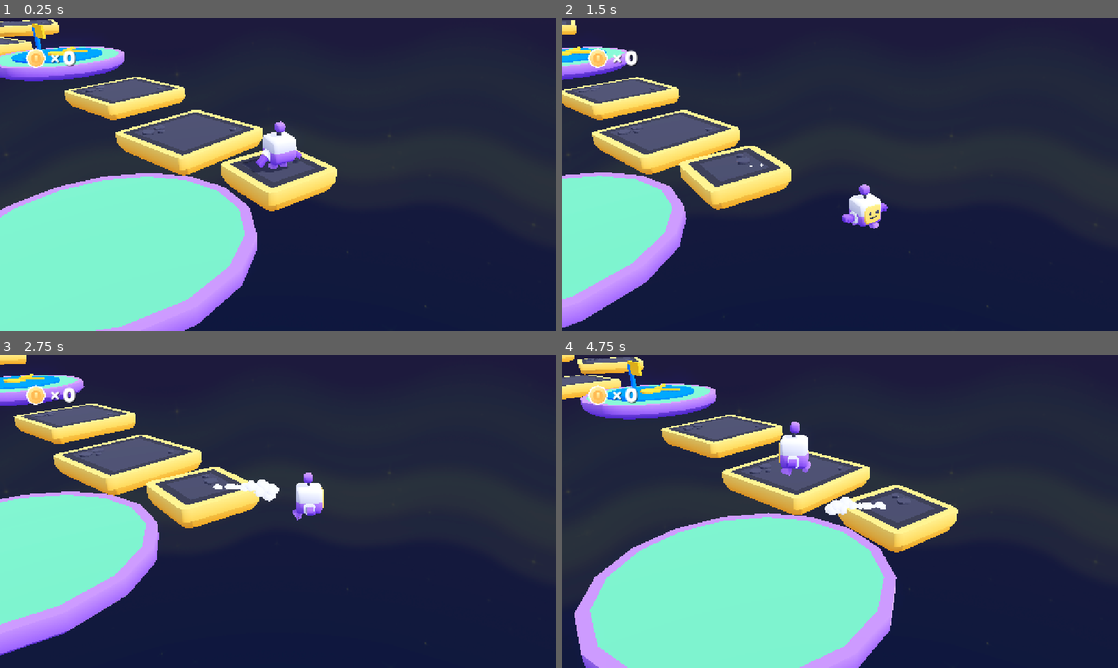
Above: before the commit, frames 1-4 (two rows, left to right).
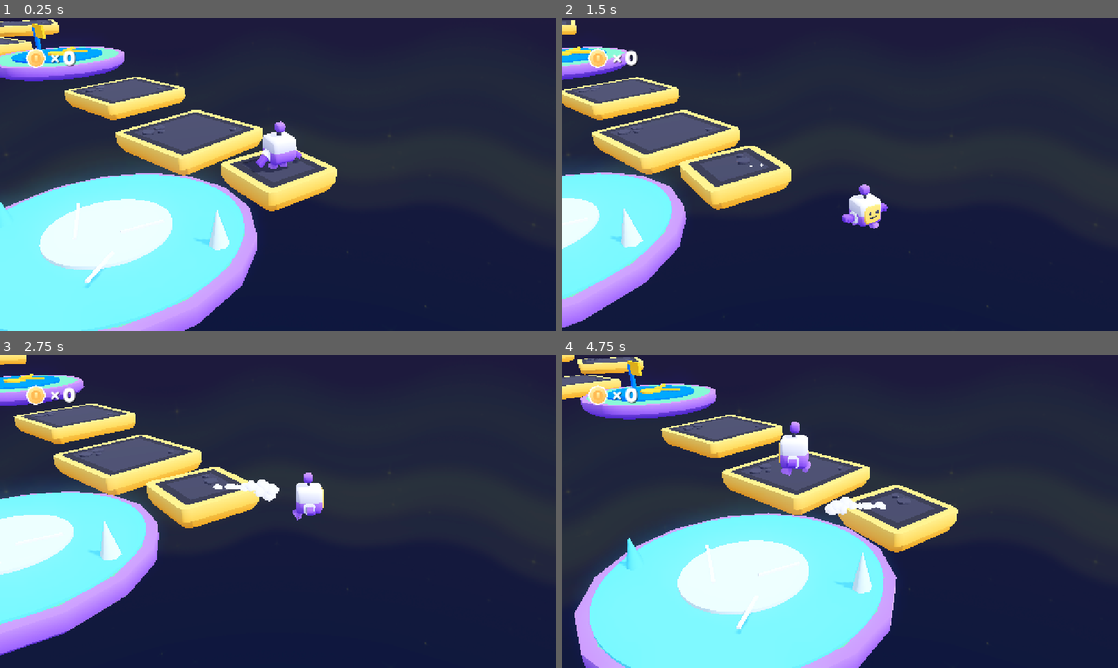
Above: after the commit, the same moments.

Repository: victorlvl47/3d-platformer-obby
Game: Godot game, scene res://scenes/simple_ice_level.tscn
The game is run twice, just before and just after one commit, with the same random seed, the same clock (stepped at 60 frames per second) and the same inputs. This scene is started directly instead of the project's main scene.
Inputs (mouse positions are in pixels of both pictures, inside the frame that each line leads up to):
- Up to frame 1 (0.25 s): no input
- Up to frame 2 (1.5 s): move the mouse to (962, 158) at 0.52 s; hold D (move_right) 0.53-1.28 s; click (962, 158) at 0.67 s; tap Space (jump) at 0.77 s; move the mouse to (728, 190) at 1.27 s; hold S (move_back) from 1.28 s (still down)
- Up to frame 3 (2.75 s): tap Space (jump) at 1.52 s; move the mouse to (333, 442) at 2.02 s; release S (move_back) at 2.03 s; hold D (move_right) from 2.03 s (still down)
- Up to frame 4 (4.75 s): move the mouse to (812, 574) at 2.77 s; release D (move_right) at 2.78 s; hold W (move_forward) 2.78-3.53 s; click (812, 574) at 2.92 s; tap Space (jump) at 3.02, 3.77, 4.52 s; move the mouse to (1006, 558) at 3.52 s; hold A (move_left) from 3.53 s (still down); move the mouse to (673, 464) at 4.27 s

The runs differ from the first frame. In frame 1, 18% of the frame differs, in the area x 0-44%, y 48-100%; in frame 2, 5.8%; in frame 3, 8.3%; in frame 4, 21%, in the area x 5-58%, y 49-100%.

Commit message:
Style ice platform

Diff:
--- a/objects/platform_ice.tscn
+++ b/objects/platform_ice.tscn
@@ -5,9 +5,88 @@
 [sub_resource type="ConcavePolygonShape3D" id="ConcavePolygonShape3D_xh0ma"]
 data = PackedVector3Array(-0.9567, 0.2, 2.3097, 0, 0.2, 2.5, 0, 0, 2.25, 0, 0, 2.25, -0.861, 0, 2.0787, -0.9567, 0.2, 2 …(7181 unchanged characters)…
 
+[sub_resource type="CylinderMesh" id="CylinderMesh_ice_top_pad"]
+top_radius = 2.28
+bottom_radius = 2.28
+height = 0.045
+
+[sub_resource type="StandardMaterial3D" id="StandardMaterial3D_ice_blue"]
+albedo_color = Color(0.36, 0.86, 1, 1)
+roughness = 0.18
+emission_enabled = true
+emission = Color(0.08, 0.55, 1, 1)
+emission_energy_multiplier = 0.18
+
+[sub_resource type="CylinderMesh" id="CylinderMesh_ice_center"]
+top_radius = 1.05
+bottom_radius = 1.05
+height = 0.055
+radial_segments = 48
+
+[sub_resource type="StandardMaterial3D" id="StandardMaterial3D_ice_highlight"]
+albedo_color = Color(0.82, 0.97, 1, 1)
+roughness = 0.1
+emission_enabled = true
+emission = Color(0.34, 0.88, 1, 1)
+emission_energy_multiplier = 0.12
+
+[sub_resource type="BoxMesh" id="BoxMesh_ice_crack_long"]
+size = Vector3(1.25, 0.035, 0.055)
+
+[sub_resource type="StandardMaterial3D" id="StandardMaterial3D_frost_white"]
+albedo_color = Color(0.94, 1, 1, 1)
+roughness = 0.28
+emission_enabled = true
+emission = Color(0.72, 0.95, 1, 1)
+emission_energy_multiplier = 0.1
+
+[sub_resource type="BoxMesh" id="BoxMesh_ice_crack_short"]
+size = Vector3(0.72, 0.035, 0.05)
+
+[sub_resource type="CylinderMesh" id="CylinderMesh_ice_crystal"]
+top_radius = 0.0
+bottom_radius = 0.18
+height = 0.7
+radial_segments = 6
+
 [node name="platform-ice-large-round" unique_id=1517313717 instance=ExtResource("1_qoj61")]
 
-[node name="StaticBody3D" type="StaticBody3D" parent="." index="0" unique_id=1886382518]
+[node name="StaticBody3D" type="StaticBody3D" parent="." index="0" unique_id=1886382518 groups=["ice_platform"]]
 
 [node name="CollisionShape3D" type="CollisionShape3D" parent="StaticBody3D" index="0" unique_id=479977103]
 shape = SubResource("ConcavePolygonShape3D_xh0ma")
+
+[node name="ice-top-pad" type="MeshInstance3D" parent="." index="1" unique_id=1735960648]
+transform = Transform3D(1, 0, 0, 0, 1, 0, 0, 0, 1, 0, 0.535, 0)
+mesh = SubResource("CylinderMesh_ice_top_pad")
+surface_material_override/0 = SubResource("StandardMaterial3D_ice_blue")
+
+[node name="ice-center-highlight" type="MeshInstance3D" parent="." index="2" unique_id=211088180]
+transform = Transform3D(1, 0, 0, 0, 1, 0, 0, 0, 1, 0, 0.585, 0)
+mesh = SubResource("CylinderMesh_ice_center")
+surface_material_override/0 = SubResource("StandardMaterial3D_ice_highlight")
+
+[node name="ice-crack-01" type="MeshInstance3D" parent="." index="3" unique_id=2033207906]
+transform = Transform3D(0.9063078, 0, -0.4226183, 0, 1, 0, 0.4226183, 0, 0.9063078, -0.62, 0.635, 0.28)
+mesh = SubResource("BoxMesh_ice_crack_long")
+surface_material_override/0 = SubResource("StandardMaterial3D_frost_white")
+
+[node name="ice-crack-02" type="MeshInstance3D" parent="." index="4" unique_id=1178059934]
+transform = Transform3D(0.258819, 0, 0.9659258, 0, 1, 0, -0.9659258, 0, 0.258819, 0.38, 0.64, -0.42)
+mesh = SubResource("BoxMesh_ice_crack_short")
+surface_material_override/0 = SubResource("StandardMaterial3D_frost_white")
+
+[node name="ice-crack-03" type="MeshInstance3D" parent="." index="5" unique_id=1263590387]
+transform = Transform3D(0.57357645, 0, -0.81915206, 0, 1, 0, 0.81915206, 0, 0.57357645, 0.95, 0.642, 0.58)
+mesh = SubResource("BoxMesh_ice_crack_short")
+surface_material_override/0 = SubResource("StandardMaterial3D_frost_white")
+
+[node name="ice-crystal-01" type="MeshInstance3D" parent="." index="6" unique_id=1671290203]
+transform = Transform3D(0.8660254, 0, -0.5, 0, 1, 0, 0.5, 0, 0.8660254, 1.62, 0.86, -1.08)
+mesh = SubResource("CylinderMesh_ice_crystal")
+surface_material_override/0 = SubResource("StandardMaterial3D_ice_highlight")
+
+[node name="ice-crystal-02" type="MeshInstance3D" parent="." index="7" unique_id=431203180]
+transform = Transform3D(0.64278764, 0, 0.76604444, 0, 1, 0, -0.76604444, 0, 0.64278764, -1.55, 0.78, 1.18)
+mesh = SubResource("CylinderMesh_ice_crystal")
+surface_material_override/0 = SubResource("StandardMaterial3D_ice_blue")
